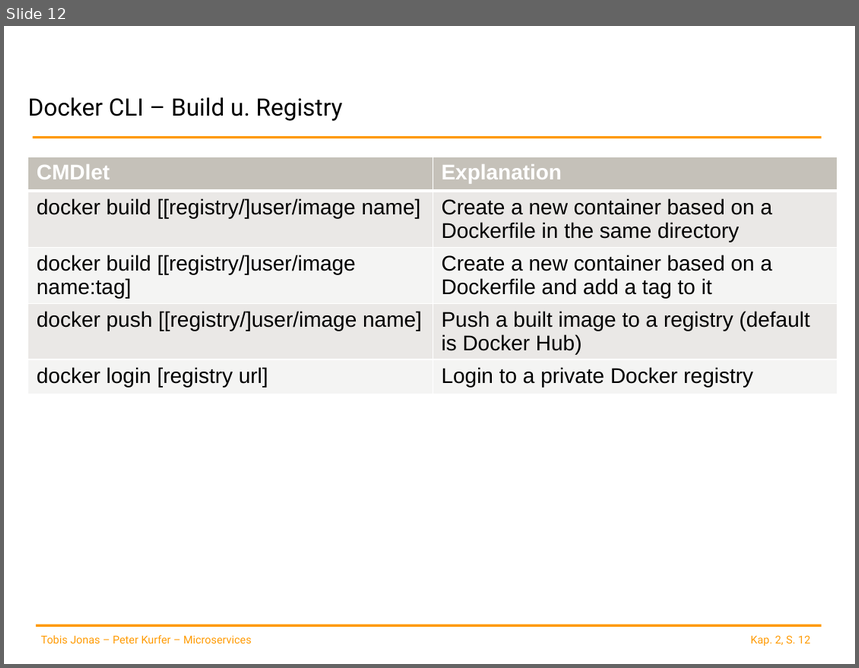
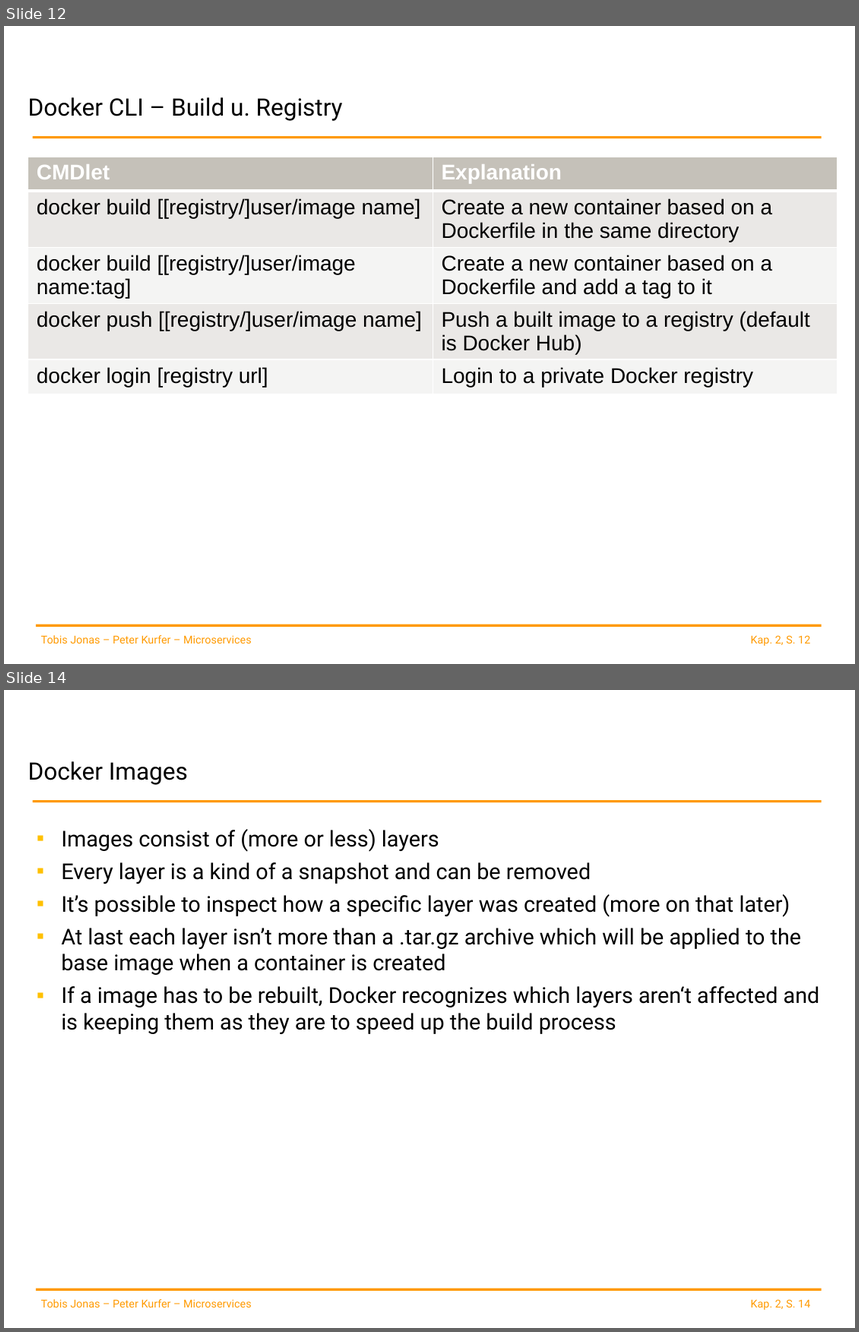
Before and after one commit to spoeck/Lectures, a slide deck: 02-Container-and-Provisioning/ContainerProvisioning.pptx. Shown one above the other, each under a label of ours: slide 12 before the commit, slides 12 and 14 after it; the slides between them are not shown. The pictures are 859x668 and 859x1332 pixels, drawn with LibreOffice and Linux fonts; fonts in the diff are those of the drawing; background and template pictures are left out. Boxes give left, top, right and bottom in pixels: in the first picture for what was removed or moved away, otherwise in the second. Text is boxed around its words. In the diff, an @@ line names an element or a change of style, - is before the commit and + after.

Commit message:
added slides about Docker image creation and Dockerfile spec

```diff
--- a/02-Container-and-Provisioning/ContainerProvisioning.pptx
+++ b/02-Container-and-Provisioning/ContainerProvisioning.pptx
@@ slide 14 added at <box>4,690,855,1328</box>, background #FFFFFF; not listed: 4 template elements that a slide beside it also shows @@
@@ title added at <box>28,761,188,785</box>, 20.3 pt, text #000000 @@
+Docker Images
@@ text added at <box>61,829,820,1034</box>, 18.5 pt, text #000000 @@
+▪ Images consist of (more or less) layers
+▪ Every layer is a kind of a snapshot and can be removed
+▪ It’s possible to inspect how a specific layer was created (more on that later)
+▪ At last each layer isn’t more than a .tar.gz archive which will be applied to the base image when a container is created
+▪ If a image has to be rebuilt, Docker recognizes which layers aren‘t affected and is keeping them as they are to speed up the build process
```
Also in this commit, not shown: 2 slides changed, 5 other slides added.
